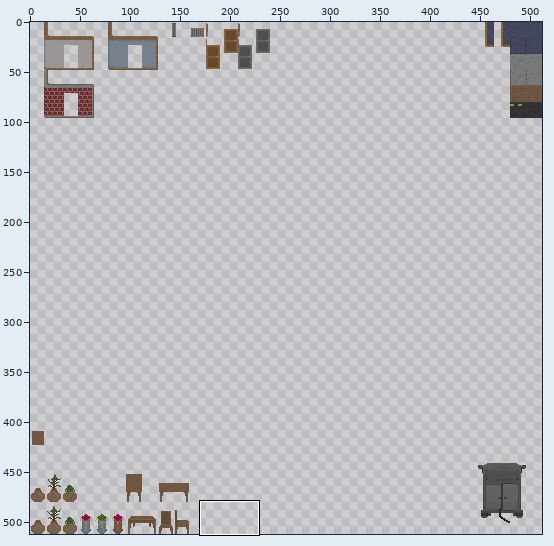
Sprite sheet: atlas/environment.png. Above, an overview of the earlier version with the close-up marked.
Close-up. Before the commit:
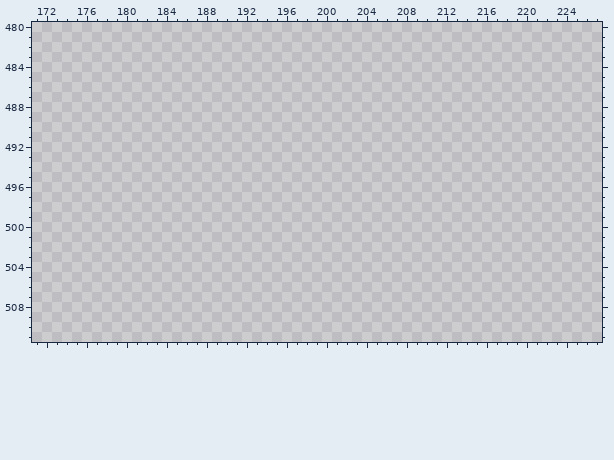
The file is 512x512 pixels. Pixels under 10% opacity are left out. Colours within 5 levels of each other are drawn and written as one. Shown: x 171..227, y 480..511. The commit also changed other parts of the picture, which this record leaves out.
And afterwards:
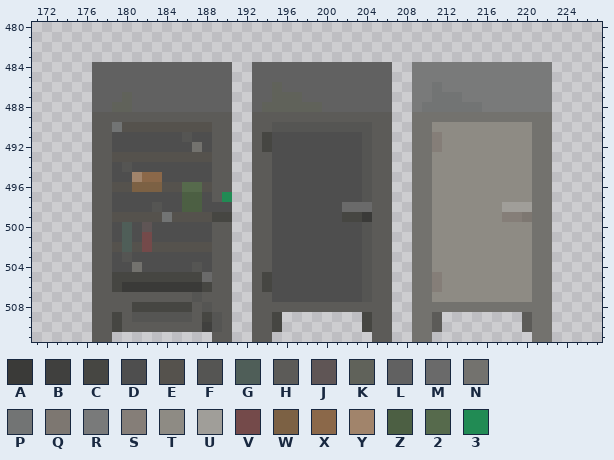
Palette (. is transparent): A #3a3a38  B #40403e  C #464642  D #4e4e4e  E #55524d  F #555553  G #4f5e58  H #5c5b58  J #5f5555  K #60625a  L #616161  M #6a6a6a  N #73726e  P #727474  Q #7d7771  R #797a7a  S #857e78  T #8e8b84  U #a09e99  V #744a4a  W #7c6144  X #8b6849  Y #a1846b  Z #4c5f43  2 #566a4c  3 #218b54
Change:
Changed rows in their new state; - is an unchanged pixel.
first column x 177:
484 LLLLLLLLLLLLLL--LLLLLLLLLLLLLL--RRRRRRRRRRRRRR
485 LLLLLLLLLLLLLL--LLLLLLLLLLLLLL--RRRRRRRRRRRRRR
486 LLLLLLLLLLLLLL--LLKLLLLLLLLLLL--RRPRRRRRRRRRRR
487 LLLKLLLLLLLLLL--LLKKKLLLLLLLLL--RRPPPRRRRRRRRR
488 LLKKLLLLLLLLLL--LKKKKKKLLLLLLL--RPPPPPPRRRRRRR
489 HHHHHHHHHHHHHH--HHHHHHHHHHHHHH--NNNNNNNNNNNNNN
490 HHPEEEEEEEEEHH--HHFFFFFFFFFFHH--NNTTTTTTTTTTNN
491 HHDDDDDDDFDDHH--HCDDDDDDDDDFHH--NNSTTTTTTTTTNN
492 HHDDDDDDDDNDHH--HCDDDDDDDDDFHH--NNSTTTTTTTTTNN
493 HHEEEEEEEEEEHH--HHDDDDDDDDDFHH--NNTTTTTTTTTTNN
494 HHDFDDDDDDDDHH--HHDDDDDDDDDFHH--NNTTTTTTTTTTNN
495 HHDDYXXDDDDDHH--HHDDDDDDDDDFHH--NNTTTTTTTTTTNN
496 HHEEWWWEE22EHH--HHDDDDDDDDDFHH--NNTTTTTTTTTTNN
497 HHDDDDDDDZZDH3--HHDDDDDDDDDFHH--NNTTTTTTTTTTNN
498 HHDDDDFDDZZDDD--HHDDDDDDDMMMHH--NNTTTTTTTUUUNN
499 HHEEEEEPEEEECC--HHDDDDDDDCCAHH--NNTTTTTTTSSQNN
500 HHDGDJDDDDDDHH--HHDDDDDDDDDFHH--NNTTTTTTTTTTNN
501 HHDGDVDDDDDDHH--HHDDDDDDDDDFHH--NNTTTTTTTTTTNN
502 HHEGEVEEEEEEHH--HHDDDDDDDDDFHH--NNTTTTTTTTTTNN
503 HHDFDDDDDDDDHH--HHDDDDDDDDDFHH--NNTTTTTTTTTTNN
504 HHDDNDDDDDFDHH--HHDDDDDDDDDFHH--NNTTTTTTTTTTNN
505 HHCCCCCCCCCMHH--HCDDDDDDDDDFHH--NNSTTTTTTTTTNN
506 HHCAAAAAAAACHH--HCDDDDDDDDDFHH--NNSTTTTTTTTTNN
507 HHHHHHHHHHFHHH--HHDDDDDDDDDFHH--NNTTTTTTTTTTNN
508 HHHHCCCCCCHFHH--HHHHHHHHHHHHHH--NNNNNNNNNNNNNN
509 HHCHFFFFFFHCFH--HHC--------CHH--NNH--------HNN
510 HHCHHHHHHHHBFH--HHC--------CHH--NNH--------HNN
511 HH----------HH--HH----------HH--NN----------NN
Boxes around the changes in both close-ups, in picture pixels (x1, y1, x2, y2):
added: (92, 62, 552, 342)
